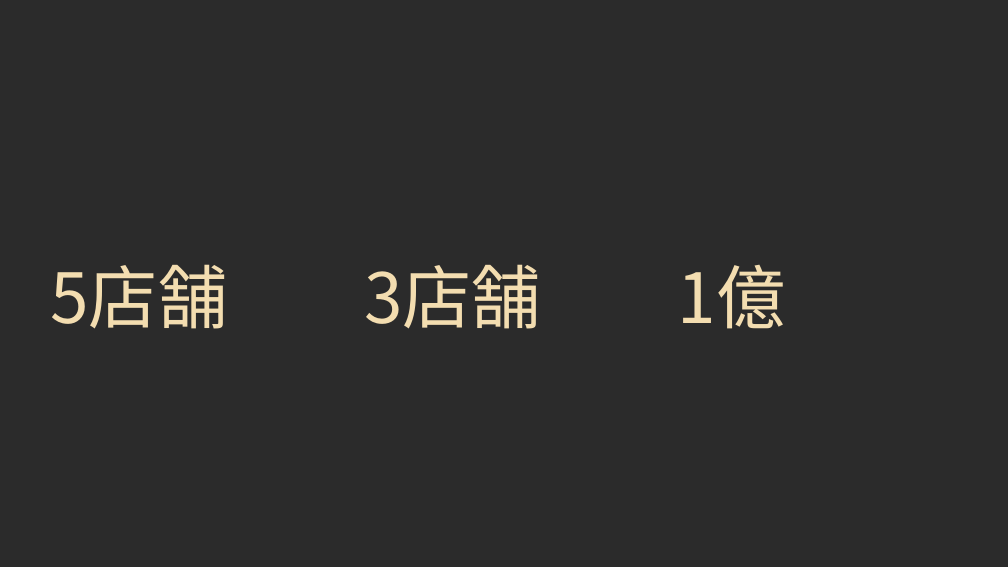
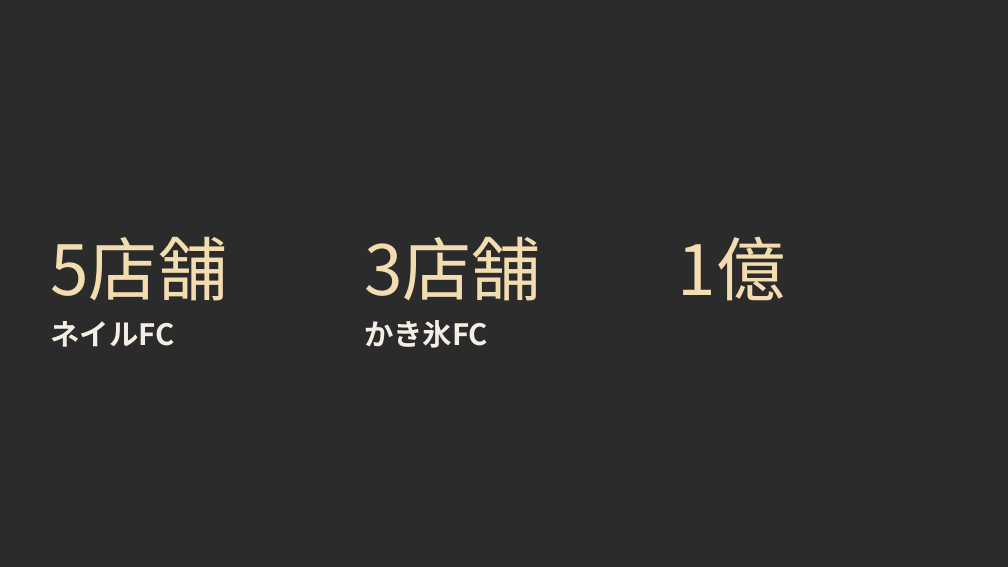
Before and after one commit to resta0715/grano-event, a slide deck: slide 6 of docs/grano_share_5min.pptx. Drawn at 1008x567 pixels with LibreOffice and Linux fonts; fonts in the diff are those of the drawing; background and template pictures are left out; a plain dark background stands for a picture behind light text. Boxes give left, top, right and bottom in pixels: in the first picture for what was removed or moved away, otherwise in the second. Text is boxed around its words. In the diff, an @@ line names an element or a change of style, - is before the commit and + after.

```diff
--- a/docs/grano_share_5min.pptx
+++ b/docs/grano_share_5min.pptx
@@ 3 texts: place and size @@
-3 texts at bbox=[50, 264, 786, 329]
+3 texts at bbox=[50, 236, 786, 301]
@@ text added at bbox=[50, 321, 174, 347], 28 pt, text #F4EEE4, bold @@
+ネイルFC
@@ text added at bbox=[364, 320, 488, 348], 28 pt, text #F4EEE4, bold @@
+かき氷FC
```
Also in this commit, not shown: 1 other slide changed, 5 other files.
